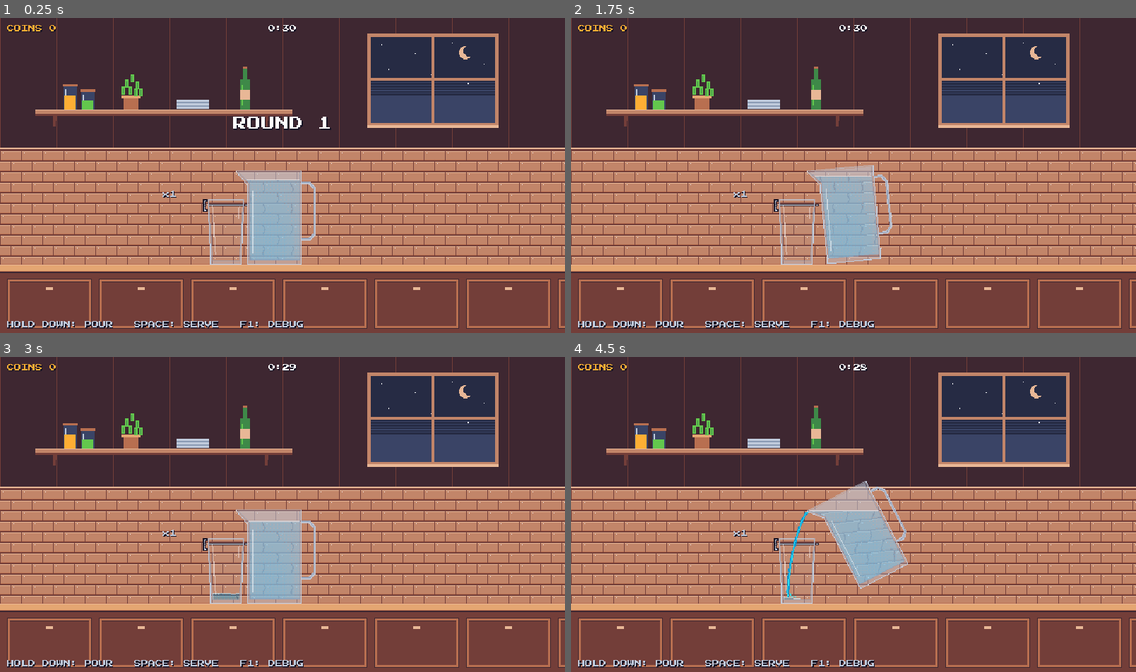
Above: before the commit, frames 1-4 (two rows, left to right).
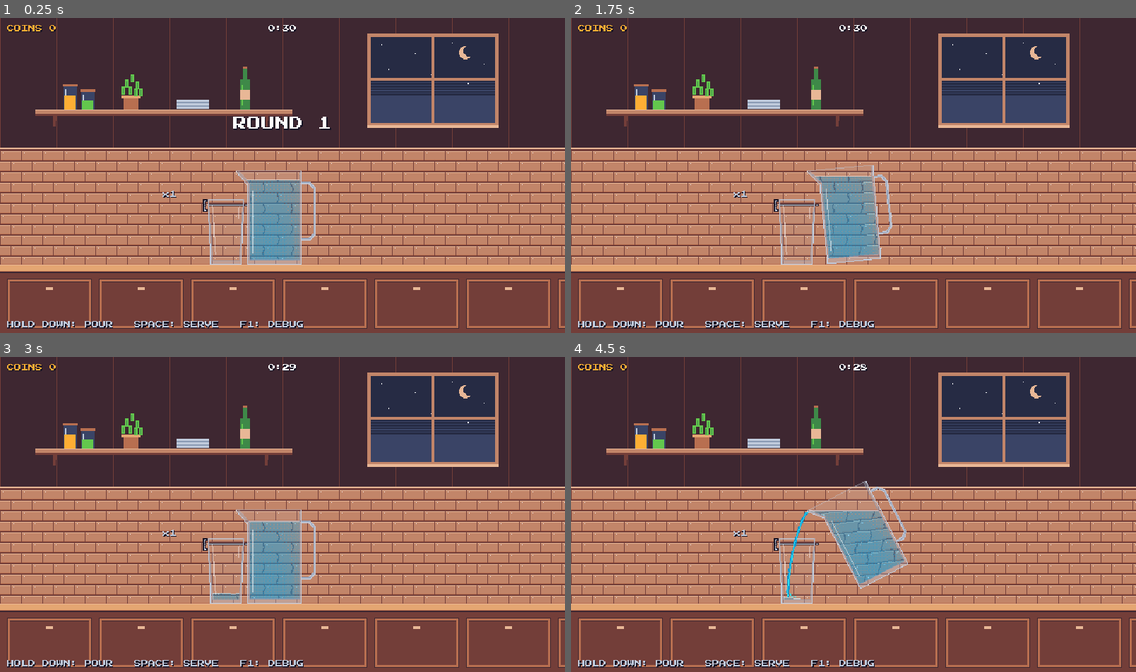
Above: after the commit, the same moments.

Repository: mihai-molnar/pour-game
Game: Godot game, scene res://main.tscn
The game is run twice, just before and just after one commit, with the same random seed, the same clock (stepped at 60 frames per second) and the same inputs.
Inputs:
- Up to frame 1 (0.25 s): no input
- Up to frame 2 (1.75 s): tap Enter at 0.5 s; tap Space at 0.77, 1.52 s; hold Down from 1.28 s (still down)
- Up to frame 3 (3 s): release Down at 2.03 s
- Up to frame 4 (4.5 s): tap Space at 3.02, 3.77 s; hold Down from 3.53 s (still down)

The runs differ from the first frame. In frame 1, 2.4% of the frame differs, in the area x 42-54%, y 48-77%; in frame 2, 2.5%; in frame 3, 2.4%; in frame 4, 2.5%, in the area x 42-59%, y 39-72%.

Commit message:
Tint vessel walls without frosting the interior (DrawLayer.wall_polygons)
Co-Authored-By: Claude Sonnet 5.5 <noreply@anthropic.com>

Diff:
--- a/draw_layer.gd
+++ b/draw_layer.gd
@@ -23,3 +23,29 @@
 		var c := rim if a.y - top < 1.0 and b.y - top < 1.0 else wall
 		if c.a > 0.0:
 			ci.draw_line(a, b, c)
+
+
+## The wall polygons between `outer` and `interior`, for tinting the glass.
+## `Geometry2D.clip_polygons(outer, interior)` returns the outer outline PLUS
+## the interior as a hole polygon when the interior lies fully inside `outer`,
+## and filling both frosts the interior too. So the interior's top vertices
+## are first moved 2 px above the outer's top, which opens the shape into a
+## U; any hole left over is dropped. In Godot 4.5 hole results come back with
+## the opposite winding to the outer boundary (is_polygon_clockwise true when
+## the boundary is false), so holes are the clockwise ones.
+static func wall_polygons(outer: PackedVector2Array, interior: PackedVector2Array) -> Array[PackedVector2Array]:
+	var outer_top := INF
+	var inner_top := INF
+	for p in outer:
+		outer_top = minf(outer_top, p.y)
+	for p in interior:
+		inner_top = minf(inner_top, p.y)
+	var opened := interior.duplicate()
+	for i in opened.size():
+		if opened[i].y - inner_top <= 1.0:
+			opened[i].y = outer_top - 2.0
+	var walls: Array[PackedVector2Array] = []
+	for poly in Geometry2D.clip_polygons(outer, opened):
+		if not Geometry2D.is_polygon_clockwise(poly):
+			walls.append(poly)
+	return walls
--- a/glass.gd
+++ b/glass.gd
@@ -269,7 +269,7 @@
 	if def == null:
 		return
 	ci.draw_colored_polygon(outer, Color(Palette.FROST, 0.08))
-	for wall in Geometry2D.clip_polygons(outer, interior):
+	for wall in DrawLayer.wall_polygons(outer, interior):
 		ci.draw_colored_polygon(wall, Color(Palette.FROST, 0.3))
 
 	# Meniscus + bubbles.
--- a/pourer.gd
+++ b/pourer.gd
@@ -236,7 +236,7 @@
 		return
 	var outer := def.pourer_outer
 	ci.draw_colored_polygon(outer, Color(Palette.FROST, 0.10))
-	for wall in Geometry2D.clip_polygons(outer, interior):
+	for wall in DrawLayer.wall_polygons(outer, interior):
 		ci.draw_colored_polygon(wall, Color(Palette.FROST, 0.3))
 	# Liquid surface sparkle.
 	if volume >= 1.0:
--- a/tools/checks/check_glass.gd
+++ b/tools/checks/check_glass.gd
@@ -27,5 +27,14 @@
 	expect(wide.x <= band.x and wide.y > band.y, "a wider good_tol widens the band (%s vs %s)" % [wide, band])
 	expect(glass.opening_world() == Vector2(237, 275), "opening at the rim (got %s)" % glass.opening_world())
 	expect(is_equal_approx(glass.rim_y_world(), 206.0), "rim at y=206 (got %.1f)" % glass.rim_y_world())
+	var tint := DrawLayer.wall_polygons(glass.outer, glass.interior)
+	var c := Vector2.ZERO
+	for p in glass.interior:
+		c += p
+	c /= glass.interior.size()
+	var covered := false
+	for w in tint:
+		covered = covered or Geometry2D.is_point_in_polygon(c, w)
+	expect(not tint.is_empty() and not covered, "wall tint polygons leave the interior clear")
 	var walls := glass.outer_x_at(-37.0)
 	expect(walls.is_equal_approx(Vector2(-19, 19)), "outer walls at mid height (got %s)" % walls)
--- a/tools/checks/check_pourer.gd
+++ b/tools/checks/check_pourer.gd
@@ -18,6 +18,10 @@
 	expect(pourer.position.is_equal_approx(Vector2(256, 280) + water.pourer_offset), "pourer sits at glass + pourer_offset")
 	pourer.reset()
 	expect(pourer.volume == pourer.full_volume and not pourer.refilling, "reset() = full, upright, not refilling")
+
+	# The wall tint must not cover the interior (clip_polygons alone returns the
+	# interior as a hole polygon, which fills it with frost).
+	_walls_cover_interior(DrawLayer.wall_polygons(pourer.def.pourer_outer, pourer.interior), pourer.interior, "wall_polygons")
 
 	# pour_speed_mult scales the tilt speed (measured before any pouring starts).
 	var base_tilt := _tilt_after_hold(pourer, 0.3)
@@ -68,3 +72,15 @@
 		pourer.step(DT, hold)
 		t += DT
 	return {"tilts": tilts, "upright_at": upright_at, "refill_s": t - upright_at}
+
+
+func _walls_cover_interior(walls: Array, interior: PackedVector2Array, what: String) -> void:
+	var c := Vector2.ZERO
+	for p in interior:
+		c += p
+	c /= interior.size()
+	var covered := false
+	for w in walls:
+		if Geometry2D.is_point_in_polygon(c, w):
+			covered = true
+	expect(not covered, "%s: no wall polygon contains the interior centre" % what)
